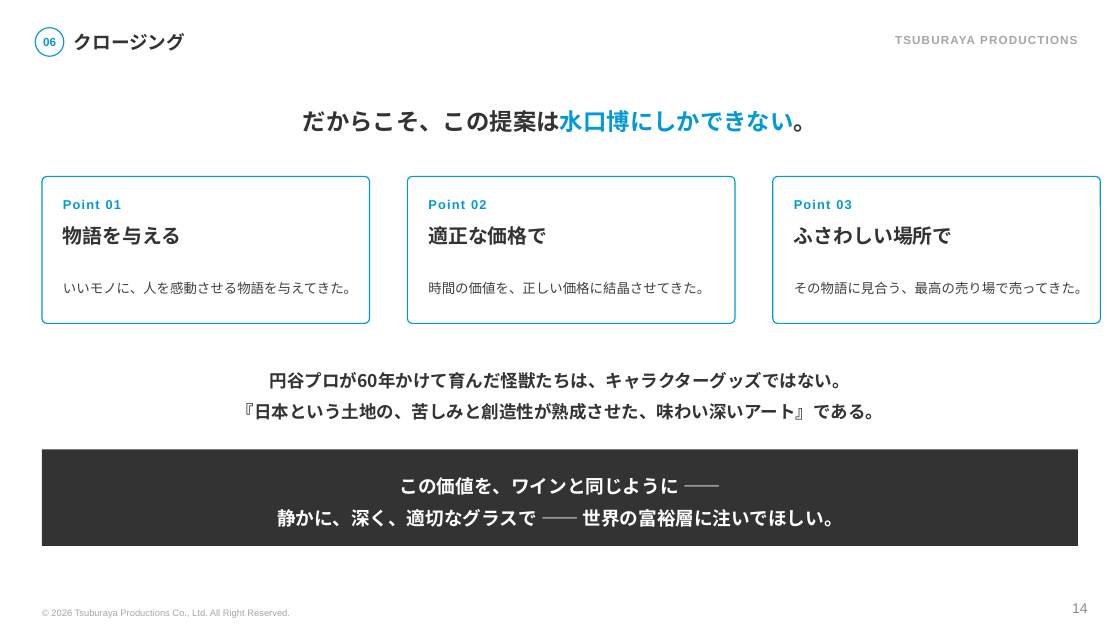
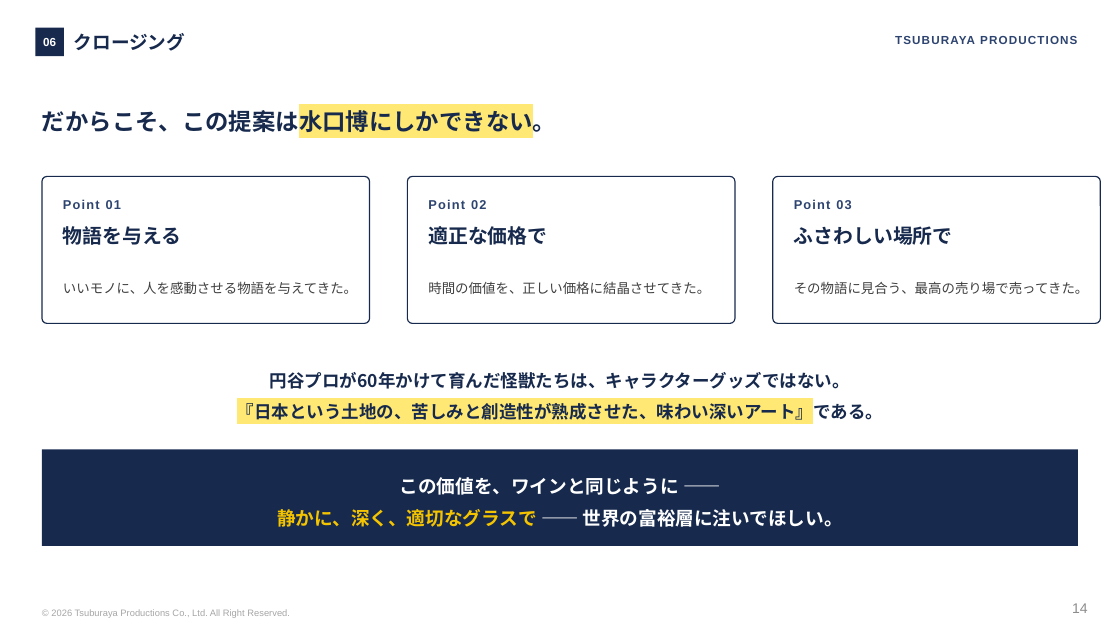
Before and after one commit to hayatoshintani-spe/kessho-lens, a slide deck: slide 14 of docs/proposals/水口博氏への最終提案_畏怖の商品化.pptx. Drawn at 1120x630 pixels with LibreOffice and Linux fonts; fonts in the diff are those of the drawing. Boxes give left, top, right and bottom in pixels: in the first picture for what was removed or moved away, otherwise in the second. Text is boxed around its words. In the diff, an @@ line names an element or a change of style, - is before the commit and + after.

```diff
--- a/docs/proposals/水口博氏への最終提案_畏怖の商品化.pptx
+++ b/docs/proposals/水口博氏への最終提案_畏怖の商品化.pptx
@@ text "06" at (43,38,56,46): text colour #0399D8 to #FFFFFF @@
@@ rectangle at (35,28,64,56): ellipse to rectangle; fill #FFFFFF to #172A4D; outline #0399D8 1 pt to none @@
@@ text "TSUBURAYA PRODUCTIONS" at (895,36,1077,44): text colour #A6A6A6 to #2E4470 @@
@@ text "だからこそ、この提案は水口博にしかできない。" at (42,107,556,137): text colour #333333 to #172A4D, text colour #0399D8 to #172A4D, highlight none to #FFE873 in "だからこそ、この提案は水口博にしかできない。"; alignment centre to left; line spacing 1.25 to 1.3 @@
@@ outline #0399D8 1 pt to #172A4D 1 pt in 3 elements at (42,176,370,323), (408,176,735,323), (773,176,1101,323) @@
@@ text colour #0399D8 to #2E4470 in 3 elements at (63,199,121,209), (428,199,486,209), (794,199,851,209) @@
@@ text colour #333333 to #172A4D in 4 elements at (74,33,185,51), (63,226,182,245), (428,226,547,245), (794,226,953,245) @@
@@ text "円谷プロが60年かけて育んだ怪獣たちは、キャラクターグッズではない。" at (237,372,883,423): text colour #333333 to #172A4D; highlight none to #FFE873 in "『日本という土地の、苦しみと創造性が熟成させた、味わい深いアート』である。" @@
@@ rectangle at (42,450,1078,546): fill #333333 to #172A4D @@
@@ text at (277,509,843,527): text colour #FFFFFF to #F5C400 in "静かに、深く、適切なグラスで" @@
```
Also in this commit, not shown: 14 other slides changed.
